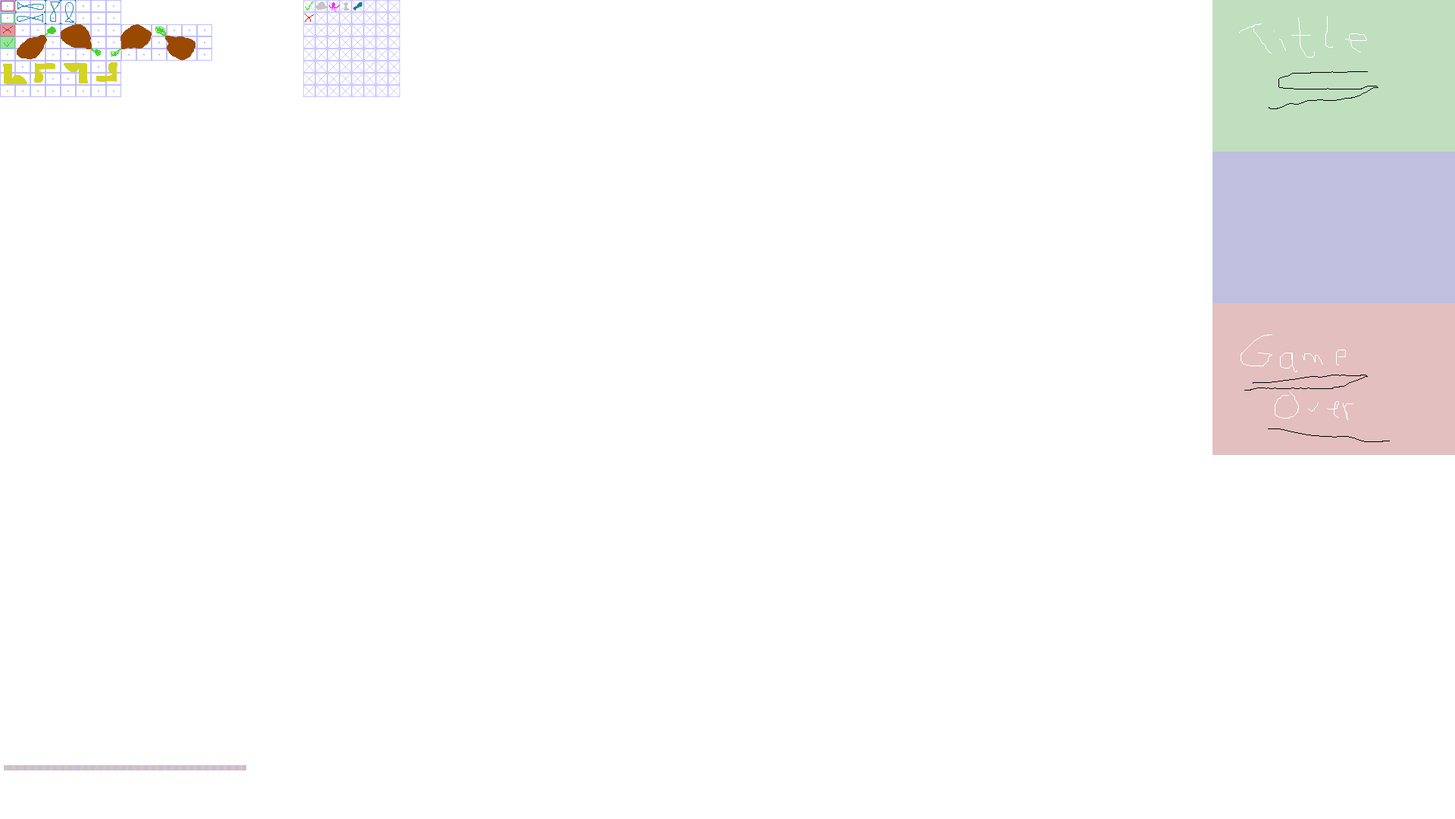
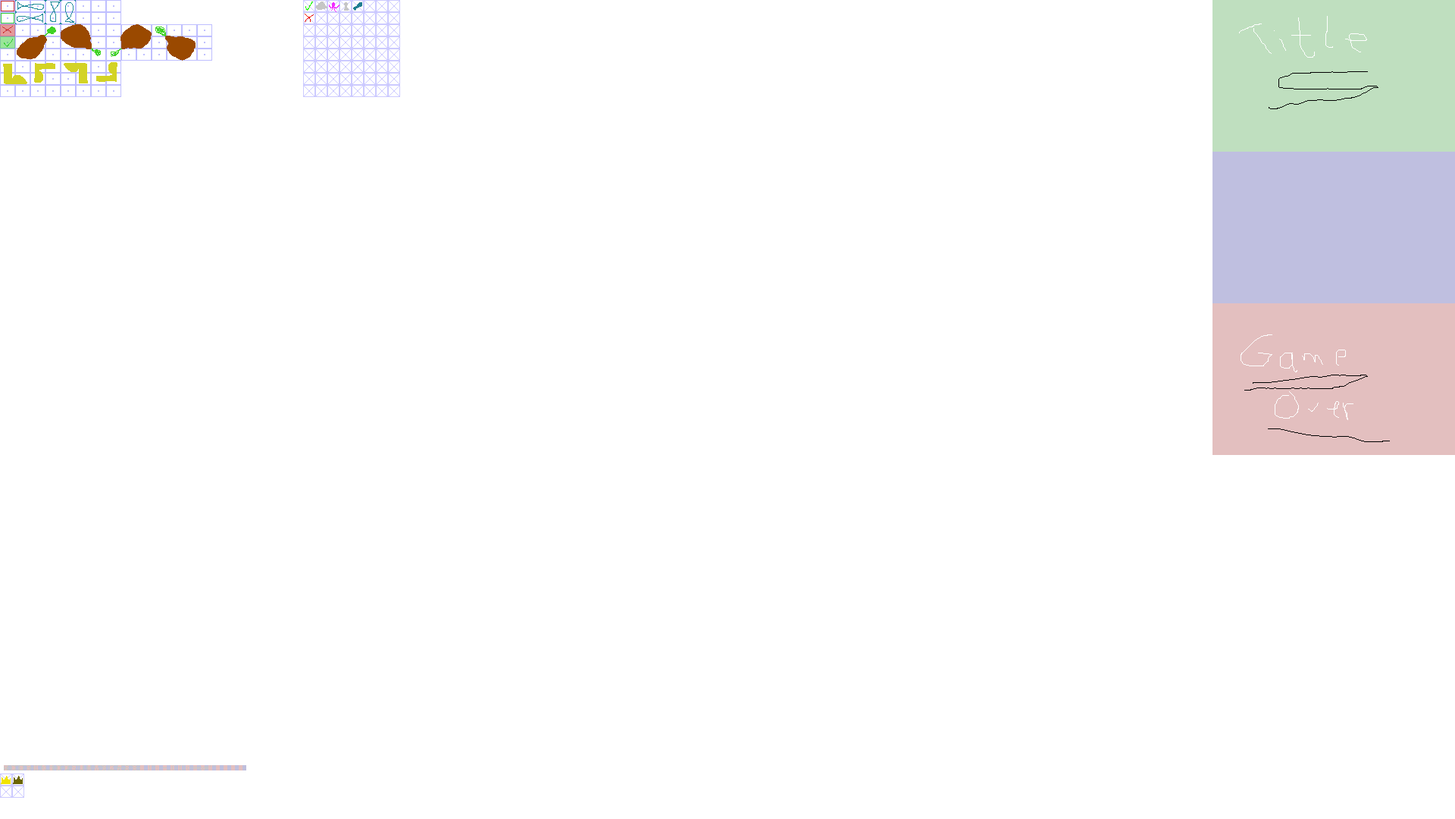
The second w=1455, h=819 image is a revision of the first. Changes to its layers:
added layer "reputation" above "flavors" over left=0, top=775, right=23, bottom=784
painted on "helpers" over left=0, top=773, right=25, bottom=798
